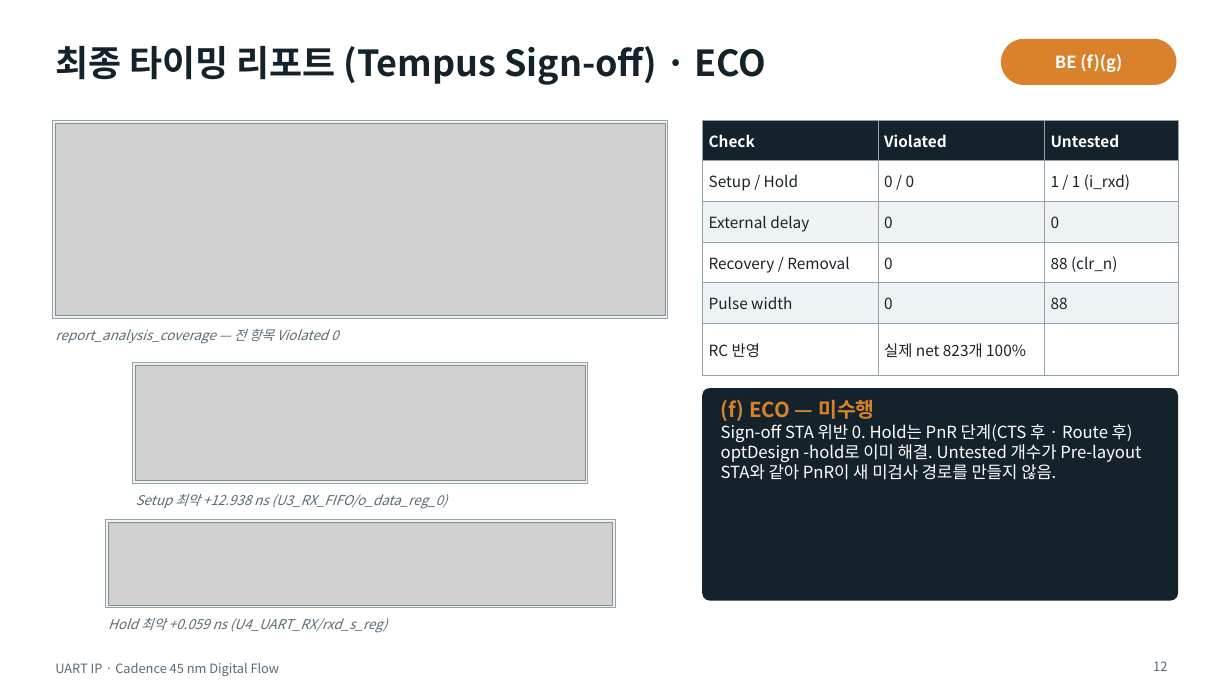
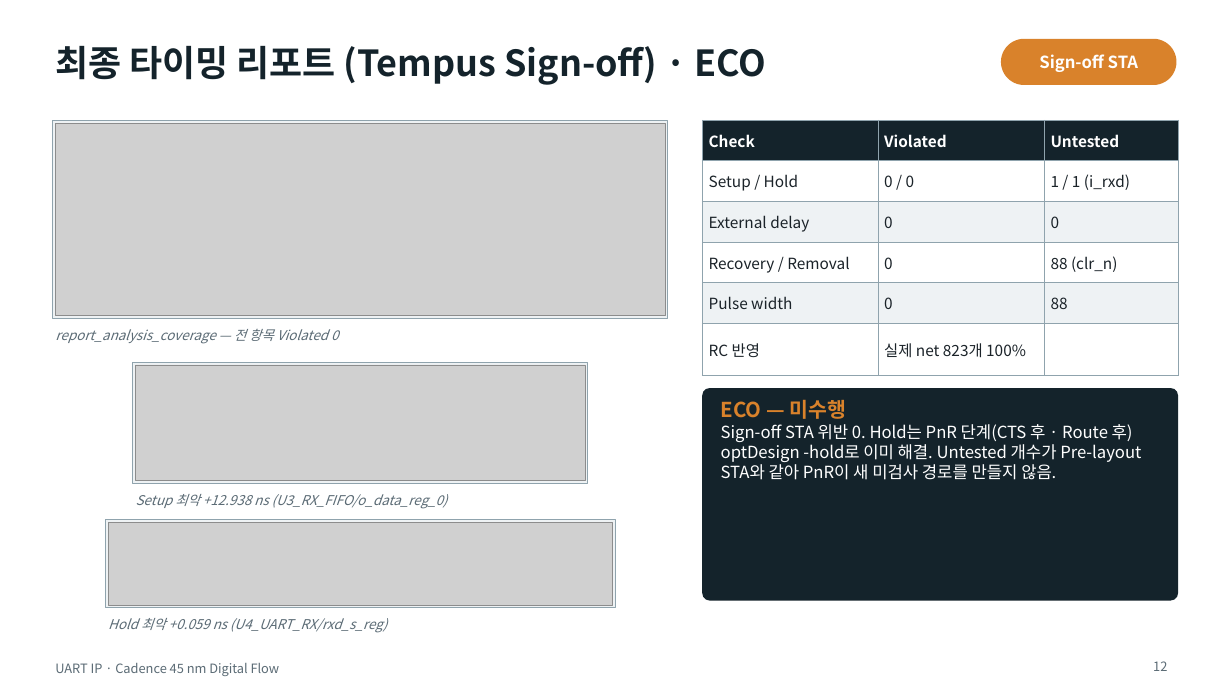
Before and after one commit to Chad-Jung/Project, a slide deck: slide 12 of proj1_make/TOP/DOC/UART_IP_Portfolio_BE_KO.pptx. Drawn at 1232x693 pixels with LibreOffice and Linux fonts; fonts in the diff are those of the drawing; grey boxes stand for pictures. Boxes give left, top, right and bottom in pixels: in the first picture for what was removed or moved away, otherwise in the second. Text is boxed around its words. In the diff, an @@ line names an element or a change of style, - is before the commit and + after.

```diff
--- a/proj1_make/TOP/DOC/UART_IP_Portfolio_BE_KO.pptx
+++ b/proj1_make/TOP/DOC/UART_IP_Portfolio_BE_KO.pptx
@@ text at [1039, 54, 1138, 72]: text changed @@
-BE (f)(g)
+Sign-off STA
@@ text at [721, 399, 847, 419]: text changed @@
-(f) ECO — 미수행
+ECO — 미수행
```
Also in this commit, not shown: 10 other slides changed, 7 other files.
